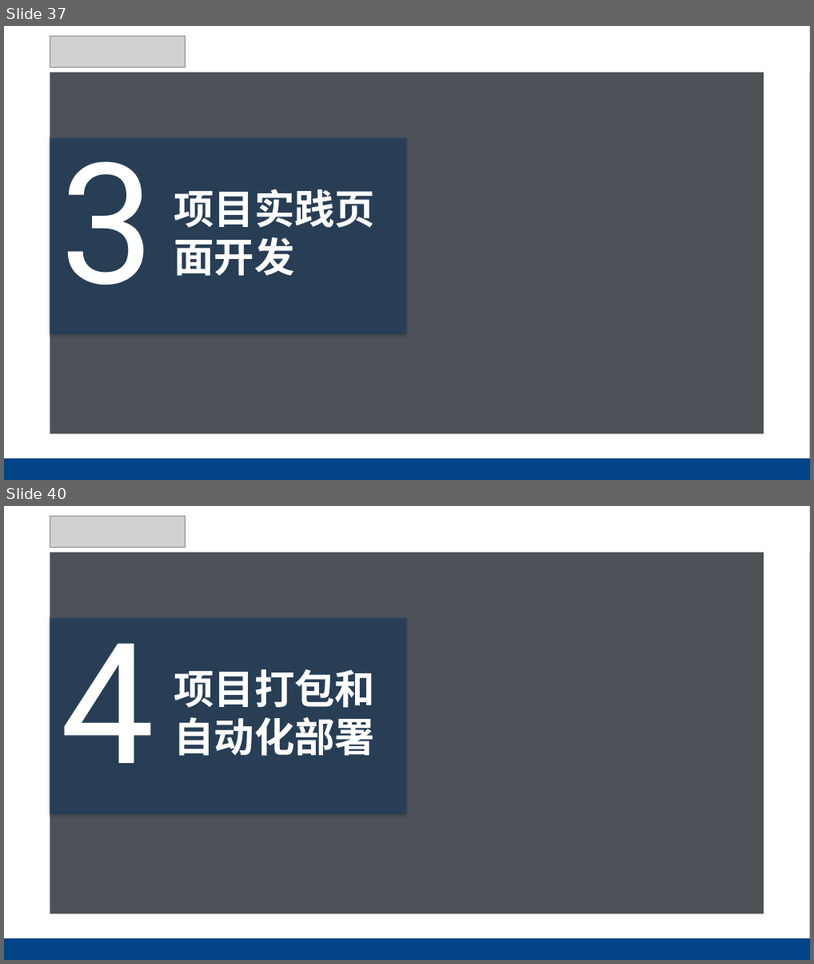
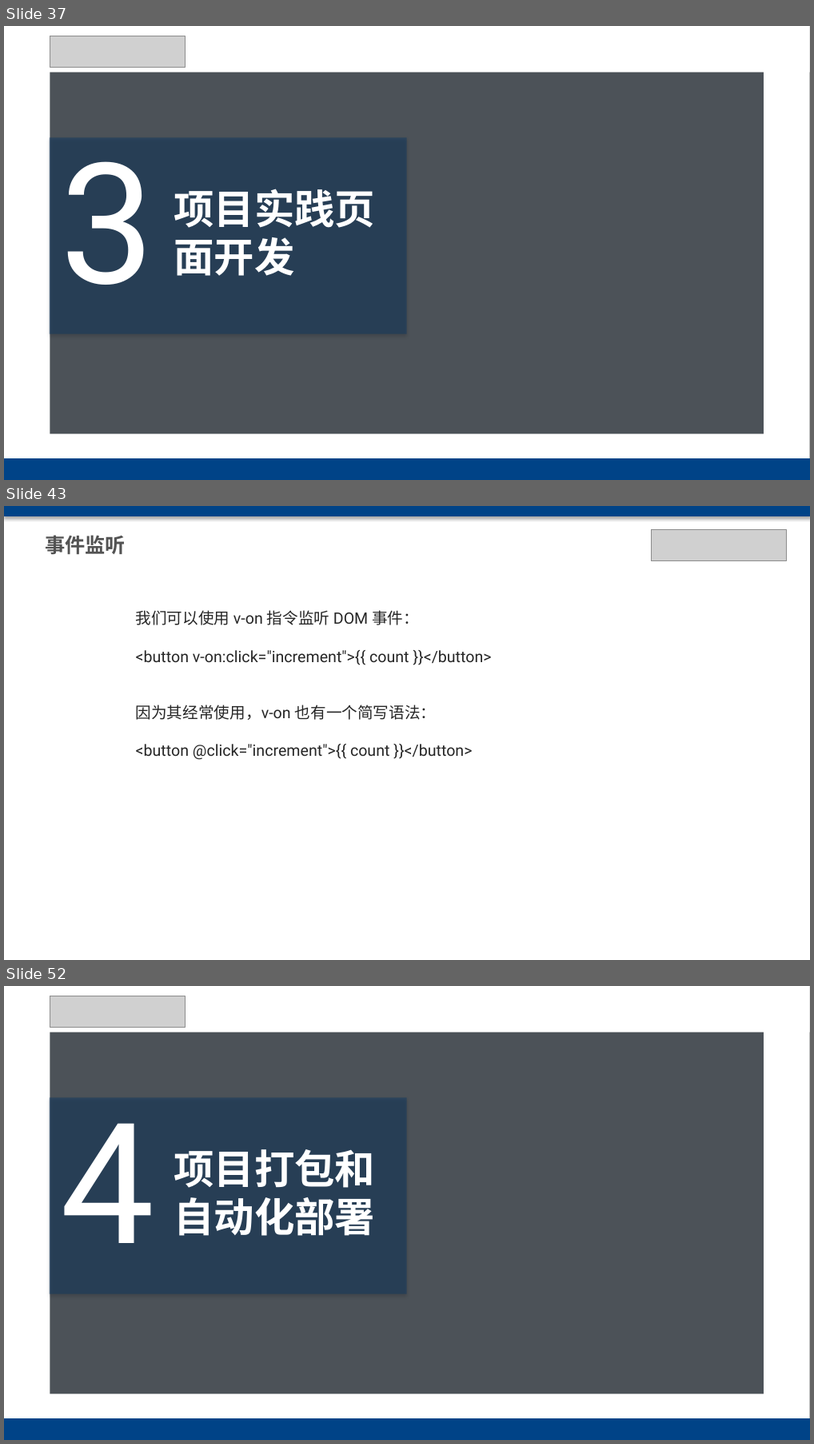
Before and after one commit to chxxx/vue3-vite-antd-admin, a slide deck: public/vue3 antdesign.pptx. Shown one above the other, each under a label of ours: slides 37 and 40 before the commit, slides 37, 43 and 52 after it; the slides between them are not shown. The pictures are 814x964 and 814x1444 pixels, drawn with LibreOffice and Linux fonts; fonts in the diff are those of the drawing; grey boxes stand for pictures; background and template pictures are left out; a plain dark background stands for a picture behind light text. Boxes give left, top, right and bottom in pixels: in the first picture for what was removed or moved away, otherwise in the second. Text is boxed around its words. In the diff, an @@ line names an element or a change of style, - is before the commit and + after.

```diff
--- a/public/vue3 antdesign.pptx
+++ b/public/vue3 antdesign.pptx
@@ slide 43 added at <box>4,506,810,960</box>, background #FFFFFF @@
@@ rectangle added at <box>4,506,810,516</box>, fill #004387 @@
@@ picture added at <box>651,529,787,561</box> @@
@@ text added at <box>45,535,126,555</box>, 18 pt, text #535353, bold @@
+事件监听
@@ text added at <box>136,610,492,760</box>, 14 pt, text #262626 @@
+我们可以使用 v-on 指令监听 DOM 事件：
+<button v-on:click="increment">{{ count }}</button>
+因为其经常使用，v-on 也有一个简写语法：
+<button @click="increment">{{ count }}</button>
@@ what was slide 40 is now slide 52 @@
```
Also in this commit, not shown: 4 slides changed, 13 other slides added, 2 slides removed, 6 other files.
